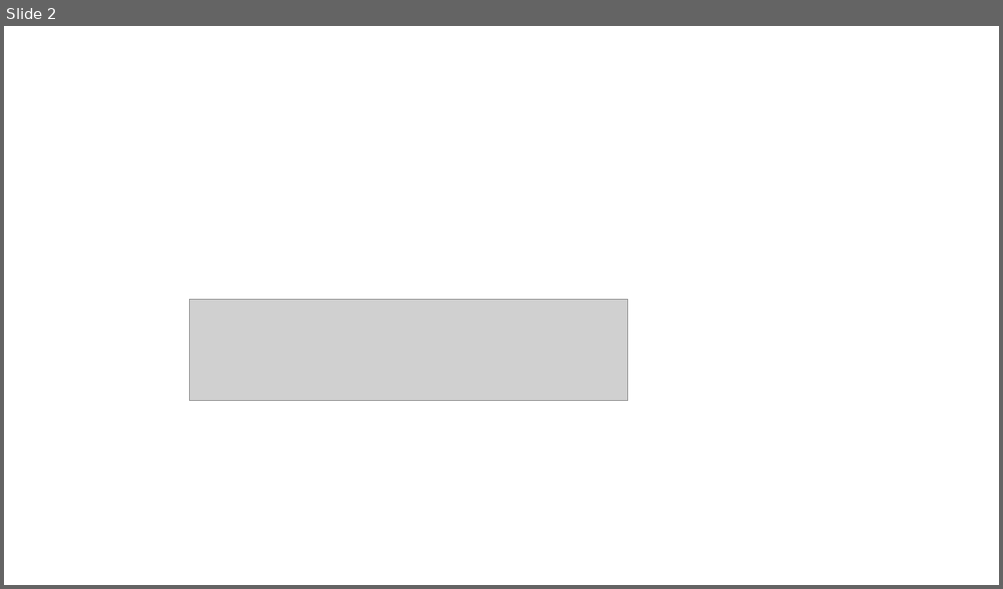
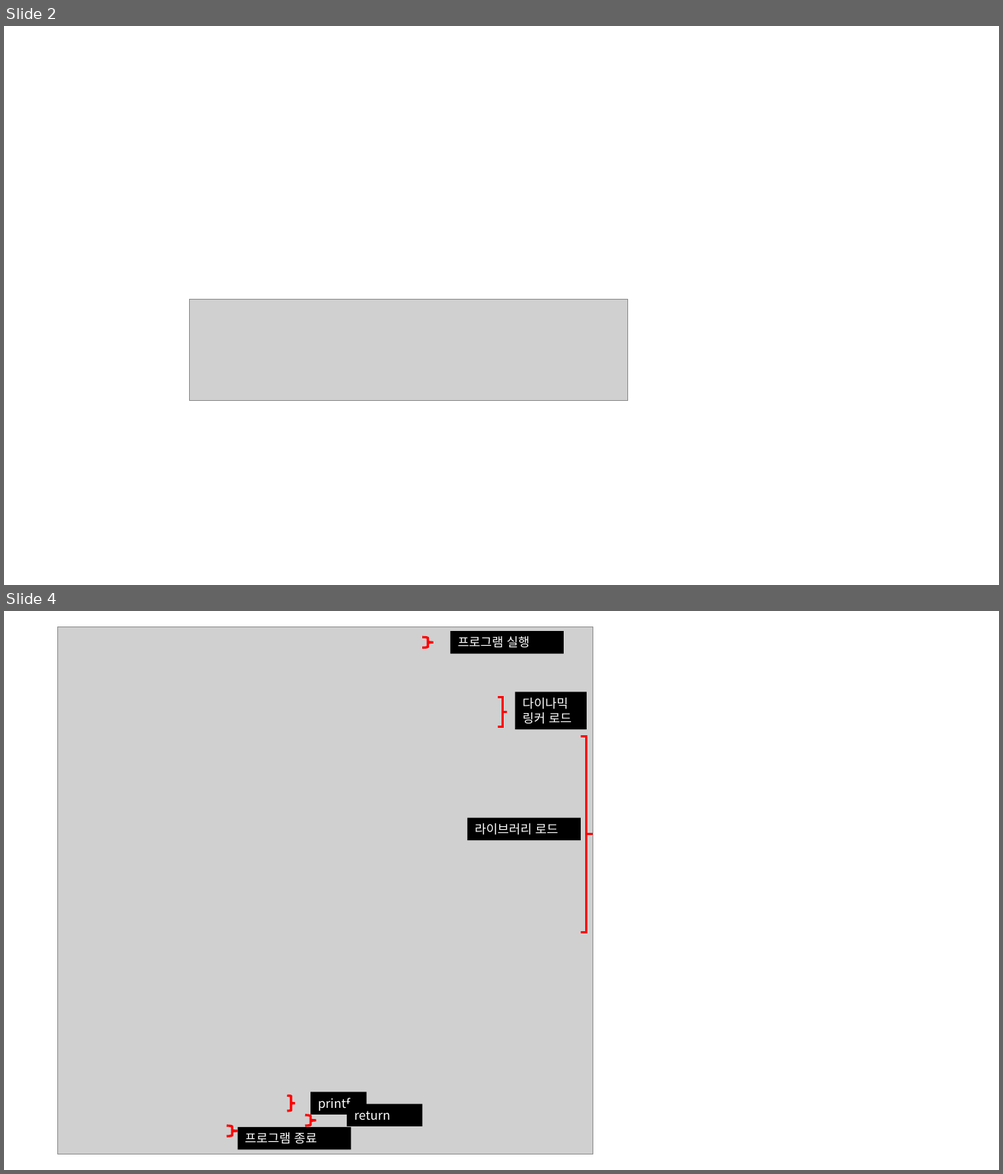
Before and after one commit to y2gon2/y2gon2.github.io, a slide deck: _site/assets/docu/genserver.pptx. Shown one above the other, each under a label of ours: slide 2 before the commit, slides 2 and 4 after it; the slides between them are not shown. The pictures are 1003x589 and 1003x1174 pixels, drawn with LibreOffice and Linux fonts; fonts in the diff are those of the drawing; grey boxes stand for pictures. Boxes give left, top, right and bottom in pixels: in the first picture for what was removed or moved away, otherwise in the second. Text is boxed around its words. In the diff, an @@ line names an element or a change of style, - is before the commit and + after.

```diff
--- a/_site/assets/docu/genserver.pptx
+++ b/_site/assets/docu/genserver.pptx
@@ slide 4 added at (x1=4, y1=611, x2=999, y2=1170), background #FFFFFF @@
@@ picture added at (x1=58, y1=627, x2=593, y2=1155) @@
@@ rectangle added at (x1=450, y1=631, x2=563, y2=653), fill #000000, 12 pt, text #FFFFFF @@
+프로그램 실행
@@ right brace added at (x1=423, y1=637, x2=434, y2=647), outline #FF0000 2.25 pt @@
@@ right brace added at (x1=498, y1=698, x2=507, y2=727), outline #FF0000 2.25 pt @@
@@ rectangle added at (x1=515, y1=692, x2=586, y2=729), fill #000000, 12 pt, text #FFFFFF @@
+다이나믹 링커 로드
@@ right brace added at (x1=580, y1=736, x2=593, y2=933), outline #FF0000 2.25 pt @@
@@ rectangle added at (x1=467, y1=817, x2=580, y2=840), fill #000000, 12 pt, text #FFFFFF @@
+라이브러리 로드
@@ right brace added at (x1=287, y1=1096, x2=295, y2=1112), outline #FF0000 2.25 pt @@
@@ rectangle added at (x1=310, y1=1092, x2=367, y2=1115), fill #000000, 12 pt, text #FFFFFF @@
+printf
@@ right brace added at (x1=305, y1=1116, x2=316, y2=1126), outline #FF0000 2.25 pt @@
@@ rectangle added at (x1=347, y1=1104, x2=423, y2=1127), fill #000000, 12 pt, text #FFFFFF @@
+return
@@ right brace added at (x1=226, y1=1126, x2=238, y2=1136), outline #FF0000 2.25 pt @@
@@ rectangle added at (x1=238, y1=1128, x2=351, y2=1150), fill #000000, 12 pt, text #FFFFFF @@
+프로그램 종료
```
Also in this commit, not shown: 1 other slide added, 52 other files.
